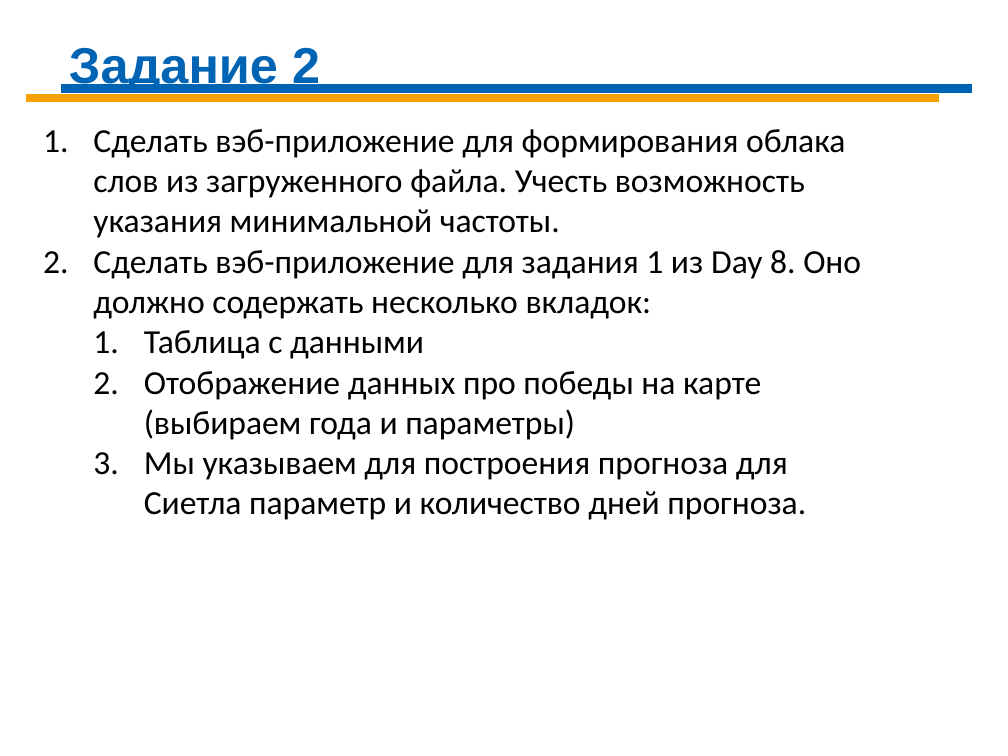
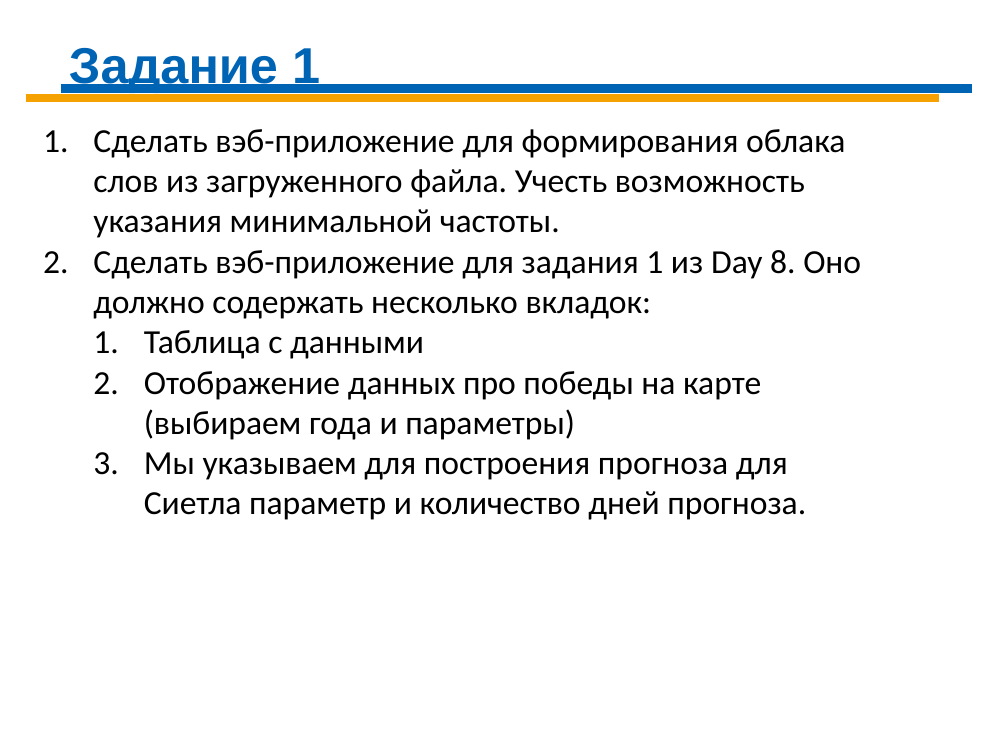
Before and after one commit to Demolis/Infopulse, a slide deck: slide 3 of DS_Sat_2020/DS-Day-10 R.pptx (slide 4 before the commit). Drawn at 1008x756 pixels with LibreOffice and Linux fonts; fonts in the diff are those of the drawing. Boxes give left, top, right and bottom in pixels: in the first picture for what was removed or moved away, otherwise in the second. Text is boxed around its words. In the diff, an @@ line names an element or a change of style, - is before the commit and + after.

```diff
--- a/DS_Sat_2020/DS-Day-10 R.pptx
+++ b/DS_Sat_2020/DS-Day-10 R.pptx
@@ text at <box>69,48,320,92</box>: text changed @@
-Задание 2
+Задание 1
```
Also in this commit, not shown: 1 slide added, 1 slide removed.
